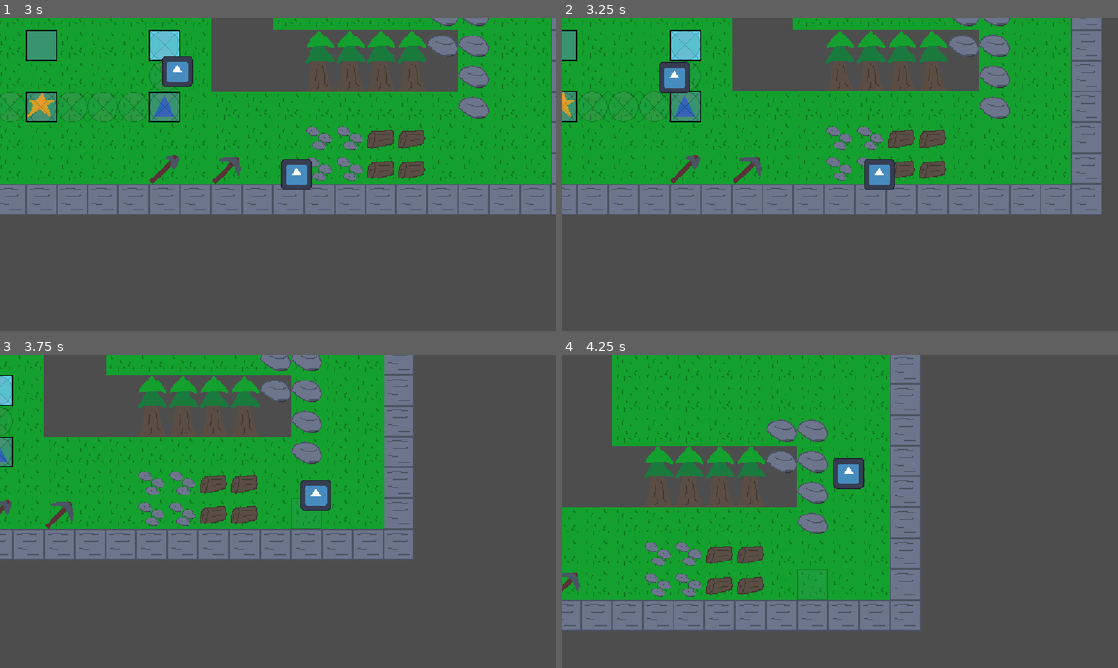
Above: before the commit, frames 1-4 (two rows, left to right).
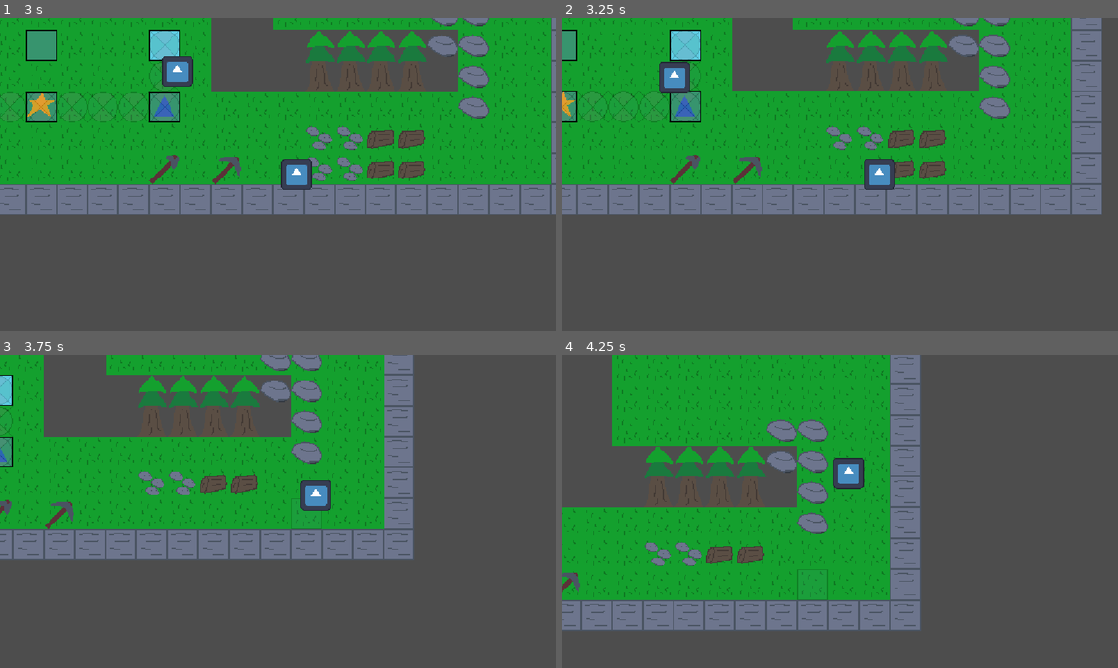
Above: after the commit, the same moments.

Repository: Deeeeelan/serious-game
Game: Godot game, scene res://scenes/title_screen.tscn
Two runs of this game, one before a commit and one after it. Both use one fixed random seed, a clock stepped at 60 frames per second and the inputs below. The engine's default icon, where the game draws it, is replaced by a stand-in: a white triangle on a blue panel in a dark square.
Inputs (mouse positions are in pixels of both pictures, inside the frame that each line leads up to):
- Up to frame 1 (3 s): click "Start" at 0.5 s; tap Enter at 1.25 s; move the mouse to (400, 158) at 1.27 s; hold D (right) 1.28-2.03 s; hold Space (interact) 1.28-2.03 s; click (400, 158) at 1.42 s; move the mouse to (166, 190) at 2.02 s; hold S (down) 2.03-2.78 s; tap Q (drop) at 2.1 s; tap Space (interact) at 2.3 s; move the mouse to (333, 105) at 2.77 s; hold D (right) from 2.78 s (still down); hold Space (interact) from 2.78 s (still down)
- Up to frame 2 (3.25 s): keep holding D (right); keep holding Space (interact)
- Up to frame 3 (3.75 s): move the mouse to (250, 574) at 3.52 s; release D (right) at 3.53 s; release Space (interact) at 3.53 s; hold W (up) from 3.53 s (still down); tap N (placeGear) at 3.6 s; click (250, 574) at 3.67 s
- Up to frame 4 (4.25 s): keep holding W (up); tap Space (interact) at 3.8 s

Frame 1 is identical in both runs. In frame 2, 0.2% of the frame differs, in the area x 47-55%, y 44-52%; in frame 3, 0.8%, in the area x 24-47%, y 46-55%; in frame 4, 0.8%.
Error before the commit: Invalid call. Nonexistent function 'get_script' in base 'Nil'. (res://scripts/player_movement.gd:78)

Commit message:
Fix resource pickup bug

Diff:
--- a/scripts/player_movement.gd
+++ b/scripts/player_movement.gd
@@ -72,14 +72,13 @@
 			var img = cell_pos_to_texture(tm, pos)
 			$Holding.texture = img
 			$Aim.texture = img
-		var source = tm.tile_set.get_source(carrying_data.sid)
-		if source is TileSetScenesCollectionSource:
-			var node = search_scene_at_tile_pos(tm, pos)
-			if node.get_script() == Building:
-				carrying_data.health = node.health
-			tm.set_cell(pos, -1)
-		else:
-			tm.set_cell(pos, -1)
+
+			var source = tm.tile_set.get_source(carrying_data.sid)
+			if source is TileSetScenesCollectionSource:
+				var node = search_scene_at_tile_pos(tm, pos)
+				if node.get_script() == Building:
+					carrying_data.health = node.health
+		tm.set_cell(pos, -1)
 
 # Assumes that all terrain will only have collidable objects
 func valid_player_drop_pos(add_tm: TileMapLayer, pos: Vector2i) -> bool:
Not shown, changed: scenes/game.tscn7380461812.tmp
